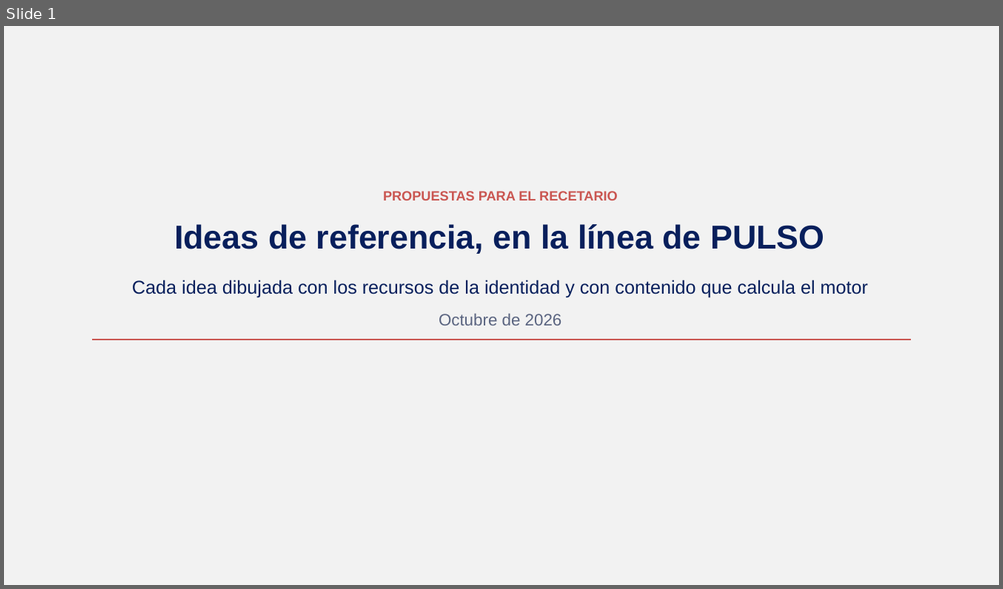
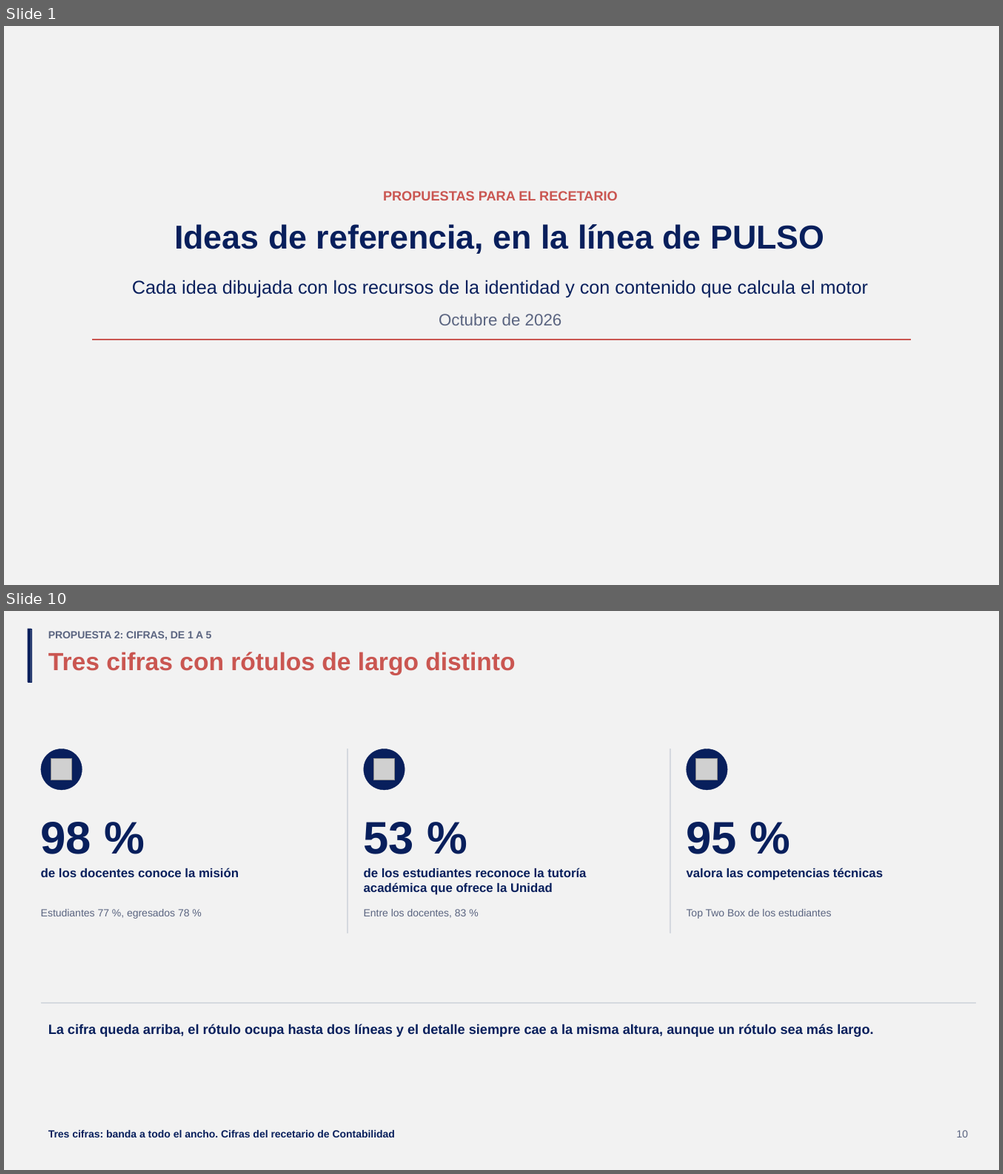
Before and after one commit to GonzaloAlmendariz/prosecnur-app, a slide deck: docs/qa/motor-ppt-2026-10-06/4-recetario/propuestas-rescatables.pptx. Shown one above the other, each under a label of ours: slide 1 before the commit, slides 1 and 10 after it; the slides between them are not shown. The pictures are 1003x589 and 1003x1174 pixels, drawn with LibreOffice and Linux fonts; fonts in the diff are those of the drawing; grey boxes stand for pictures; background and template pictures are left out. Boxes give left, top, right and bottom in pixels: in the first picture for what was removed or moved away, otherwise in the second. Text is boxed around its words. In the diff, an @@ line names an element or a change of style, - is before the commit and + after.

```diff
--- a/docs/qa/motor-ppt-2026-10-06/4-recetario/propuestas-rescatables.pptx
+++ b/docs/qa/motor-ppt-2026-10-06/4-recetario/propuestas-rescatables.pptx
@@ slide 10 added at (x1=4, y1=611, x2=999, y2=1170), background #F2F2F2 @@
@@ rectangle added at (x1=28, y1=628, x2=31, y2=682), fill #081F5C, outline #081F5C 0.25 pt @@
@@ text added at (x1=48, y1=631, x2=212, y2=640), 10 pt, text #5A6480, bold @@
+PROPUESTA 2: CIFRAS, DE 1 A 5
@@ title added at (x1=48, y1=652, x2=515, y2=675), 24 pt, text #CA5651, bold @@
+Tres cifras con rótulos de largo distinto
@@ ellipse added at (x1=40, y1=749, x2=82, y2=790), fill #081F5C, outline #081F5C 0.25 pt @@
@@ picture added at (x1=51, y1=759, x2=73, y2=780) @@
@@ rectangle added at (x1=347, y1=749, x2=347, y2=933), fill #D5D9DF, outline #D5D9DF 0.25 pt @@
@@ ellipse added at (x1=364, y1=749, x2=404, y2=790), fill #081F5C, outline #081F5C 0.25 pt @@
@@ picture added at (x1=373, y1=759, x2=395, y2=780) @@
@@ rectangle added at (x1=669, y1=749, x2=670, y2=933), fill #D5D9DF, outline #D5D9DF 0.25 pt @@
@@ ellipse added at (x1=686, y1=749, x2=727, y2=790), fill #081F5C, outline #081F5C 0.25 pt @@
@@ picture added at (x1=697, y1=759, x2=718, y2=780) @@
@@ text added at (x1=41, y1=822, x2=91, y2=854), 44 pt, text #081F5C, bold @@
+98 %
@@ text added at (x1=364, y1=822, x2=414, y2=854), 44 pt, text #081F5C, bold @@
+53 %
@@ text added at (x1=686, y1=822, x2=737, y2=854), 44 pt, text #081F5C, bold @@
+95 %
@@ text added at (x1=41, y1=868, x2=239, y2=877), 12 pt, text #081F5C, bold @@
+de los docentes conoce la misión
@@ text added at (x1=364, y1=868, x2=586, y2=895), 12 pt, text #081F5C, bold @@
+de los estudiantes reconoce la tutoría académica que ofrece la Unidad
@@ text added at (x1=686, y1=868, x2=882, y2=880), 12 pt, text #081F5C, bold @@
+valora las competencias técnicas
@@ text added at (x1=41, y1=909, x2=190, y2=919), 10 pt, text #5A6480 @@
+Estudiantes 77 %, egresados 78 %
@@ text added at (x1=364, y1=909, x2=466, y2=918), 10 pt, text #5A6480 @@
+Entre los docentes, 83 %
@@ text added at (x1=686, y1=909, x2=831, y2=919), 10 pt, text #5A6480 @@
+Top Two Box de los estudiantes
@@ rectangle added at (x1=40, y1=1002, x2=975, y2=1003), fill #D5D9DF, outline #D5D9DF 0.25 pt @@
@@ text added at (x1=48, y1=1024, x2=873, y2=1037), 13 pt, text #081F5C, bold @@
+La cifra queda arriba, el rótulo ocupa hasta dos líneas y el detalle siempre cae a la misma altura, aunque un rótulo sea más largo.
@@ text added at (x1=48, y1=1130, x2=395, y2=1138), 10 pt, text #081F5C, bold @@
+Tres cifras: banda a todo el ancho. Cifras del recetario de Contabilidad
@@ text added at (x1=956, y1=1130, x2=968, y2=1138), 10 pt, text #5A6480 @@
+10
```
Also in this commit, not shown: 9 slides changed, 4 other slides added, 2 slides removed, 2 other files.
